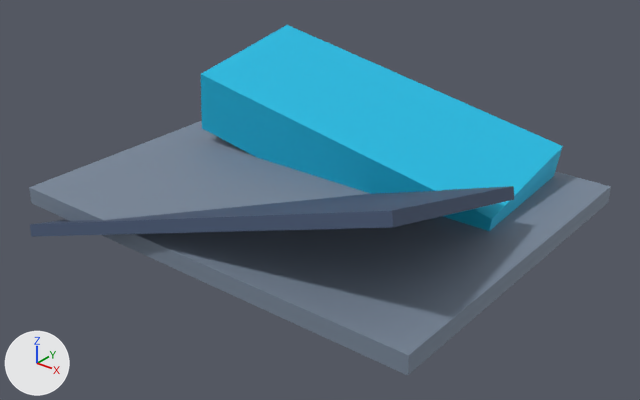
The glTF model assets/models/car-dealership-wreck.glb as it was, and as the next commit left it.
Before and after are seen from a camera (50 mm lens) standing at (17.1, -21.39, 13.36) and looking at (0.38, -0.49, 0.41). The lights are fixed; the arrows at lower left show +X, +Y and +Z. The picture after the commit comes second. Vertices at exactly the same position are counted once.

Names of what the first picture shows: 'Root'.
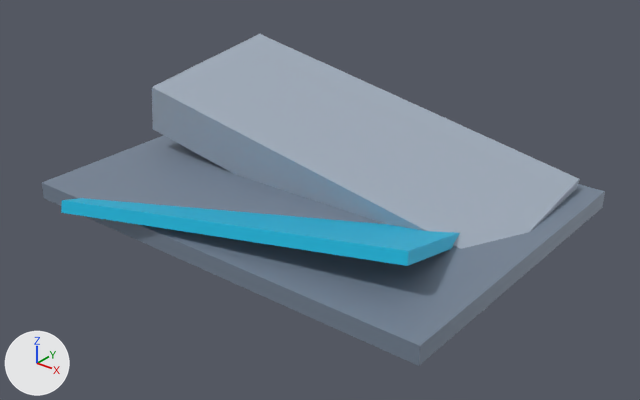
The change, as a diff of the scene's bpy script:
```diff
--- a/assets/models/car-dealership-wreck.glb.py
+++ b/assets/models/car-dealership-wreck.glb.py
@@ me_modelmesh @@
 # used by ob_root; location = (0.0, 0.0, 0.0)
-me_modelmesh.from_pydata(...)  # 24 vertices, 36 faces; spans x -7.7..7.7, y -7.1..6.2, z -2.4..4.2
-me_modelmesh.vertices[8].co = (-6.1, 0.4, 1.1)  # pixel (201, 128)
-me_modelmesh.vertices[9].co = (5.7, 1.0, -1.2)
-me_modelmesh.vertices[10].co = (6.2, 0.7, 1.1)  # pixel (492, 219)
-me_modelmesh.vertices[11].co = (-5.6, 0.1, 3.5)  # pixel (200, 73)
-me_modelmesh.vertices[12].co = (5.6, 5.9, -0.5)
-me_modelmesh.vertices[13].co = (-6.2, 5.3, 1.9)
-me_modelmesh.vertices[14].co = (-5.7, 5.0, 4.2)  # pixel (287, 24)
-me_modelmesh.vertices[15].co = (6.1, 5.6, 1.9)  # pixel (562, 146)
-me_modelmesh.vertices[16].co = (-6.5, -7.1, -0.5)  # pixel (31, 236)
-me_modelmesh.vertices[17].co = (6.8, -5.7, 3.6)  # pixel (393, 227)
-me_modelmesh.vertices[18].co = (6.7, -5.6, 4.0)  # pixel (391, 210)
-me_modelmesh.vertices[19].co = (-6.6, -7.0, -0.1)  # pixel (30, 224)
-me_modelmesh.vertices[20].co = (6.6, 1.0, 1.7)  # pixel (514, 199)
-me_modelmesh.vertices[21].co = (-6.7, -0.4, -2.4)
-me_modelmesh.vertices[22].co = (-6.8, -0.3, -2.0)
-me_modelmesh.vertices[23].co = (6.5, 1.1, 2.1)  # pixel (513, 186)
+me_modelmesh.from_pydata(...)  # 24 vertices, 36 faces; spans x -7.7..7.7, y -6.6..5.7, z -1.4..3.8
+# me_modelmesh part 1: the loose piece of 8 vertices spanning x -7.7..7.7, y -6.2..6.2, z 0.0..0.6 is scaled about its middle by (1, 0.919, 1)
+# me_modelmesh part 2
+me_modelmesh.vertices[8].co = (-6.9, -1.2, 1.4)  # pixel (152, 129)
+me_modelmesh.vertices[9].co = (6.8, -0.5, -1.4)  # pixel (483, 311)
+me_modelmesh.vertices[10].co = (7.1, -0.7, 0.4)
+me_modelmesh.vertices[11].co = (-6.6, -1.4, 3.1)  # pixel (151, 87)
+me_modelmesh.vertices[12].co = (6.6, 5.4, -0.7)
+me_modelmesh.vertices[13].co = (-7.1, 4.7, 2.0)
+me_modelmesh.vertices[14].co = (-6.8, 4.5, 3.8)  # pixel (259, 33)
+me_modelmesh.vertices[15].co = (6.9, 5.2, 1.0)  # pixel (579, 178)
+me_modelmesh.vertices[16].co = (-5.4, -6.6, 0.5)  # pixel (61, 212)
+me_modelmesh.vertices[17].co = (6.3, -4.2, 1.7)  # pixel (407, 265)
+me_modelmesh.vertices[18].co = (6.2, -4.1, 2.1)  # pixel (408, 250)
+me_modelmesh.vertices[19].co = (-5.5, -6.5, 0.9)  # pixel (61, 200)
+me_modelmesh.vertices[20].co = (5.5, 0.5, 0.1)
+me_modelmesh.vertices[21].co = (-6.2, -1.9, -1.1)
+me_modelmesh.vertices[22].co = (-6.3, -1.8, -0.7)
+me_modelmesh.vertices[23].co = (5.4, 0.6, 0.5)
+# me_modelmesh part 3: 12 faces centred in x -5.9..6.0, y 0.4..5.5, z 0.1..3.2 are repainted in the vertex colours; the middle colour goes from cyan #16bee5 to light grey #a8b4c3
+# me_modelmesh part 4: 12 faces centred in x -6.7..6.7, y -6.6..0.6, z -1.5..3.2 are repainted in the vertex colours; the middle colour goes from dark blue #455571 to cyan #16bee5
 me_modelmesh.materials.append(mat_defaultvertexcolormaterial)
```

Where the change shows, as pixel boxes (x1, y1, x2, y2) in the pictures (640 x 400 px; the box of a moved part takes in the faces that stretch with it):
'Root', reshaped, recoloured: before (29, 25, 611, 375); after (42, 34, 605, 366)
part 1 of me_modelmesh, moved or reshaped: before (29, 121, 611, 375); after (42, 135, 605, 366)
part 2 of me_modelmesh, moved or reshaped: before (30, 25, 563, 237); after (61, 34, 580, 311)
part 3 of me_modelmesh, recoloured: before (201, 25, 563, 231); after (152, 34, 580, 311)
part 4 of me_modelmesh, recoloured: before (30, 186, 515, 237); after (61, 198, 460, 266)
